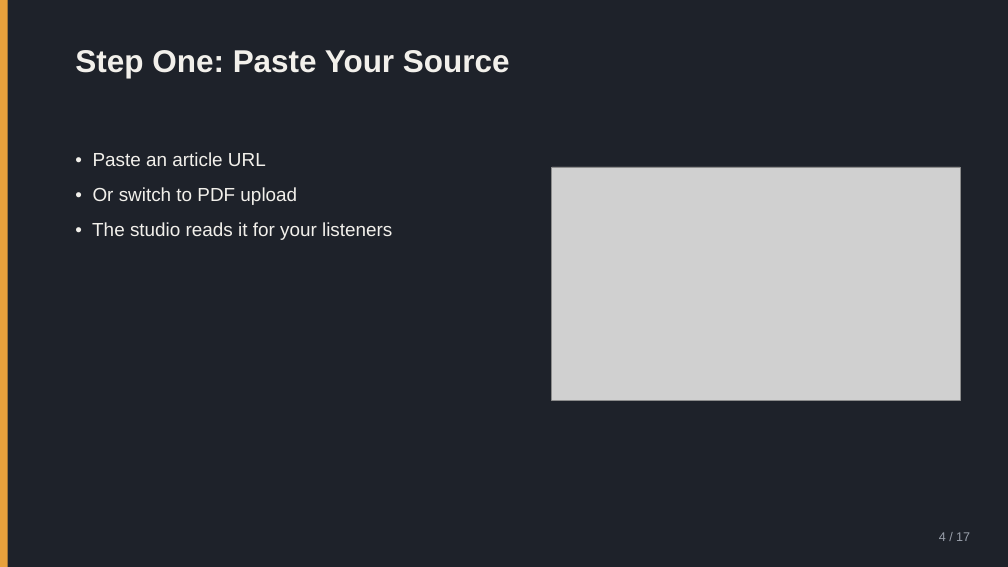
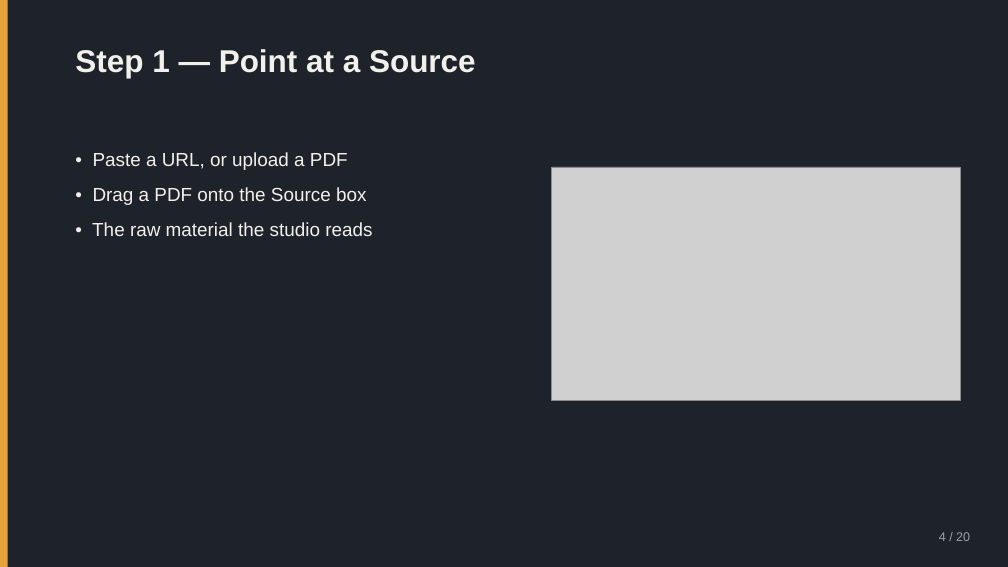
Before and after one commit to nikolaidk/voice, a slide deck: slide 4 of docs/user-guide.pptx. Drawn at 1008x567 pixels with LibreOffice and Linux fonts; fonts in the diff are those of the drawing; grey boxes stand for pictures. Boxes give left, top, right and bottom in pixels: in the first picture for what was removed or moved away, otherwise in the second. Text is boxed around its words. In the diff, an @@ line names an element or a change of style, - is before the commit and + after.

```diff
--- a/docs/user-guide.pptx
+++ b/docs/user-guide.pptx
@@ text at (x1=75, y1=49, x2=476, y2=78): text changed @@
-Step One: Paste Your Source
+Step 1 — Point at a Source
@@ text at (x1=92, y1=152, x2=372, y2=236): text changed @@
-• Paste an article URL
-• Or switch to PDF upload
-• The studio reads it for your listeners
+• Paste a URL, or upload a PDF
+• Drag a PDF onto the Source box
+• The raw material the studio reads
@@ text at (x1=939, y1=532, x2=970, y2=541): text changed @@
-4 / 17
+4 / 20
```
Also in this commit, not shown: 11 other slides changed, 8 slides added, 5 slides removed, 3 other files.
